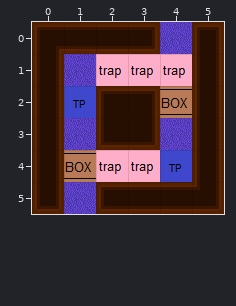
Tiled map -- datas/maps/delta6.tmx. The first picture shows the starting point.
Cells are 32x32 px. Shown: x 0..5, y 0..5.
New version:
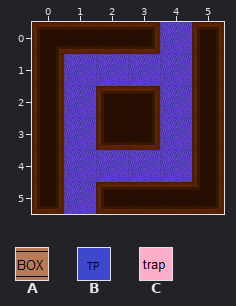
Key: from "meta": A 1 "box", B 2 "tp1", C 3 "trap".
_ is an empty cell.
Tiles replaced or removed in this view: A, B, C.
Commit: Hided meta
What changed:
Changed rows in their new state; . is an unchanged cell.
Layer "meta" (now hidden):
first column x 1:
1 .___
2 _.._
4 ____
